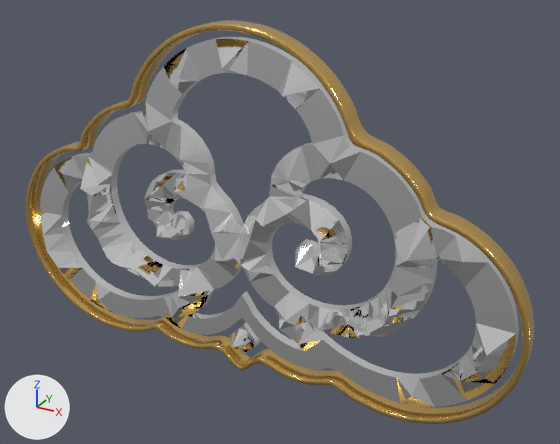
What one commit did to the glTF model public/cinema2/models/dvydrm-logo.glb.
The view is the same before and after, from a 50 mm camera at (1.292, -2.071, 1.025) aimed at (0.137, 0.029, -0.025). The lights are fixed; the arrows at lower left show +X, +Y and +Z. The older version comes first.

Names of what the first picture shows: 'crystal', 'outline'.
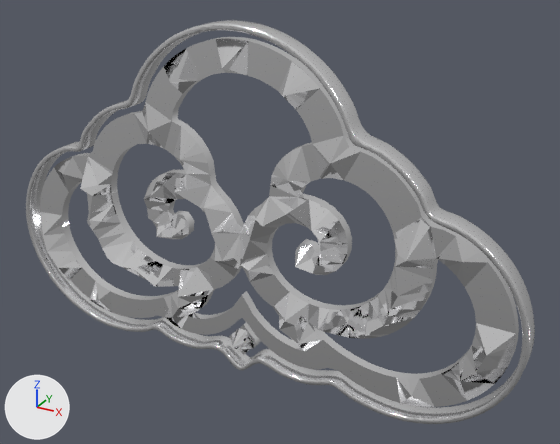
Boxes [x1, y1, x2, y2] around the edits, measured in the pictures (560 x 444 px):
```json
{"object": "outline", "change": "recoloured", "before": [26, 20, 535, 424], "after": [26, 20, 535, 424]}
```

Edits to the scene script, one JSON object a line:
```json
{"op": "set", "path": "mat_outline.base_color", "old": "(0.86, 0.55, 0.16)", "new": "(0.97, 0.97, 0.98)", "note": "orange #efc46f -> white #fcfcfd"}
```
